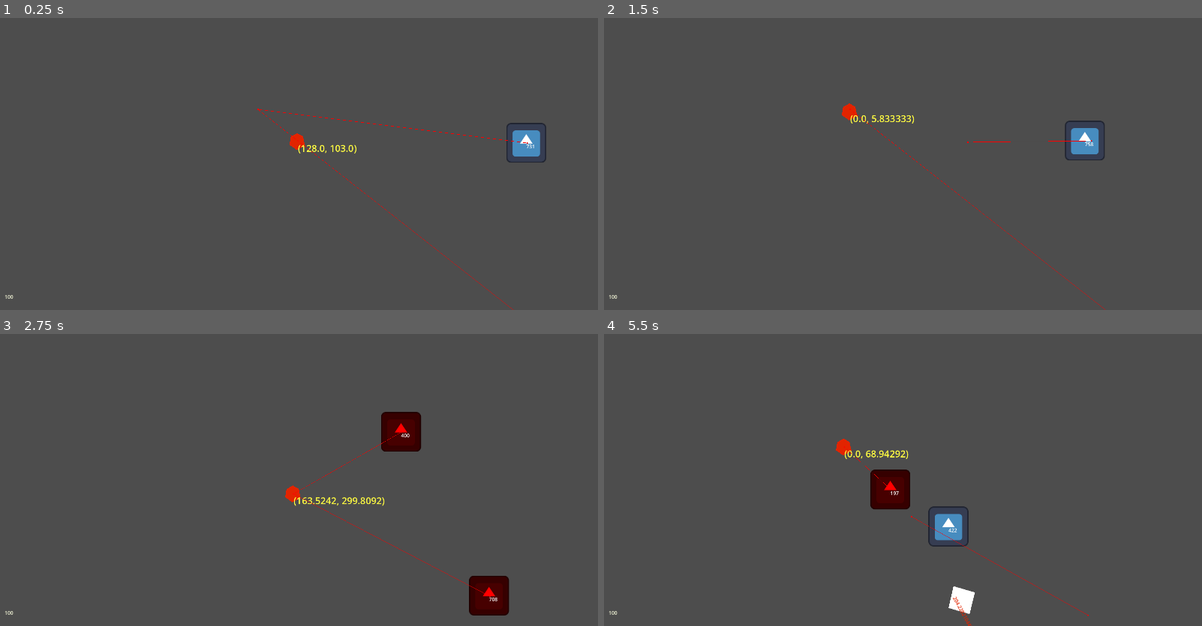
Above: before the commit, frames 1-4 (two rows, left to right).
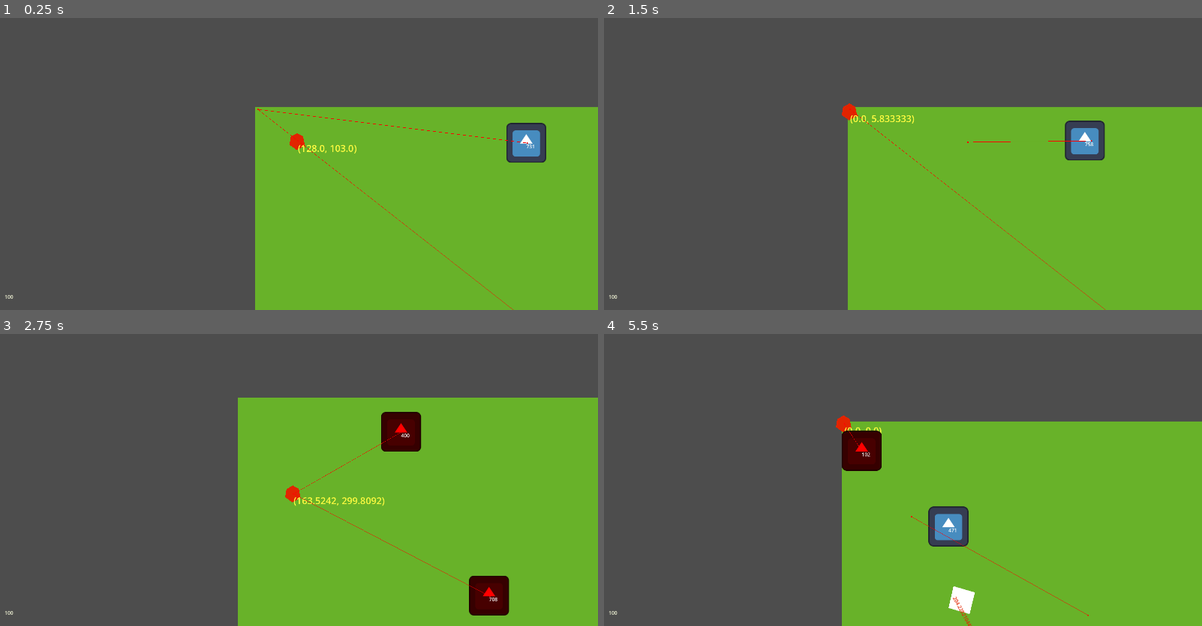
Above: after the commit, the same moments.

Repository: jceresearch/godot_project_422
Game: Godot game, scene res://world.tscn
Two runs of this game, one before a commit and one after it. Both use one fixed random seed, a clock stepped at 60 frames per second and the inputs below. The engine's default icon, where the game draws it, is replaced by a stand-in: a white triangle on a blue panel in a dark square.
Inputs:
- Up to frame 1 (0.25 s): no input
- Up to frame 2 (1.5 s): hold Right (Right) 0.53-1.28 s; tap Space (Fire) at 0.6 s; hold Down (Down) from 1.28 s (still down); tap 1 (Reposition) at 1.35 s
- Up to frame 3 (2.75 s): release Down (Down) at 2.03 s; hold Right (Right) from 2.03 s (still down); tap Space (Fire) at 2.1 s
- Up to frame 4 (5.5 s): release Right (Right) at 2.78 s; hold Up (Up) 2.78-3.53 s; tap 1 (Reposition) at 2.85, 4.35 s; hold Left (Left) 3.53-5.03 s; tap Space (Fire) at 3.6, 5.1 s; hold Down (Down) from 5.03 s (still down)

The runs differ from the first frame. In frame 1, 39% of the frame differs, in the area x 42-100%, y 30-100%; in frame 2, 40%; in frame 3, 45%, in the area x 39-100%, y 21-100%; in frame 4, 41%.

Commit message:
adding layers from ipad

Diff:
--- a/Project 422/hunter.gd
+++ b/Project 422/hunter.gd
@@ -24,7 +24,7 @@
 	# Setup NavAgent
 	agent.target_desired_distance = 100
 	agent.path_changed.connect(_on_path_computed)
-	up_direction=Vector2.ZERO
+	motion_mode=MOTION_MODE_FLOATING
 	$hitbox.body_entered.connect(_on_Hitbox_body_entered)
 
 func _physics_process(delta):
@@ -68,11 +68,11 @@
 	# NavAgent path was calculated
 	pass
 
-var bounce_force = 500.0
+var bounce_force = 10.0
 
 func _on_Hitbox_body_entered(body):
 	if body == player:
 		print("bounce back")
 		var away = (global_position - player.global_position).normalized()
 		velocity += away * bounce_force
-		bounce_cooldown = 0.2 # enemy will move backwards for 0.2s
+		bounce_cooldown = 0.1 # enemy will move backwards for 0.2s
--- a/Project 422/player.gd
+++ b/Project 422/player.gd
@@ -19,6 +19,7 @@
 
 func _ready() -> void:
 	# Use the project's audio mix rate to avoid resampling
+	motion_mode=MOTION_MODE_FLOATING
 	pass
 
 
--- a/Project 422/project.godot
+++ b/Project 422/project.godot
@@ -70,24 +70,35 @@
 
 project/editorState=[{
 "column": 0,
-"line": 34,
-"path": "res://rigid_body_2d.gd",
-"type": "file"
-}, {
-"column": 0,
 "line": 13,
 "path": "res://world.gd",
 "type": "file"
 }, {
+"column": 54,
+"current": true,
+"line": 13,
+"path": "res://tile_map_layer.gd",
+"type": "file"
+}, {
+"column": 2,
+"line": 75,
+"path": "res://hunter.gd",
+"type": "file"
+}, {
 "column": 0,
-"current": true,
-"line": 19,
-"path": "res://tile_map_layer.gd",
+"line": 24,
+"path": "res://player.gd",
+"type": "file"
+}, {
+"column": 0,
+"line": 15,
+"path": "res://enemy.gd",
 "type": "file"
 }]
 project/breakpoints={
 "res://area_2d.gd": PackedInt32Array(),
 "res://character_body_2d.gd": PackedInt32Array(3),
+"res://player.gd": PackedInt32Array(),
 "res://rigid_body_2d.gd": PackedInt32Array(),
 "res://world.gd": PackedInt32Array(),
 "res://world.tscn::GDScript_sl8kj": PackedInt32Array()
--- a/Project 422/tile_map_layer.gd
+++ b/Project 422/tile_map_layer.gd
@@ -1,12 +1,21 @@
 extends TileMapLayer
-
-
+@onready var tile_map_layer:TileMapLayer = self
 # Called when the node enters the scene tree for the first time.
 func _ready() -> void:
 	pass # Replace with function body.
-	var cell_size: Vector2 = tile_set.tile_size
+	var cell_size: Vector2 = self.tile_set.tile_size
 	# Move origin by half a tile to center the grid
 	position = -cell_size / 2.0
+	generate()
+
+func generate():
+	for x in range(100):
+		for y in range(100):
+			tile_map_layer.set_cell(Vector2i(x, y),1,Vector2i(5, 0),0)
+
+
+#set_cell(coords: Vector2i, source_id: int = -1, atlas_coords: Vector2i = Vector2i(-1, -1), alternative_tile: int = 0)
+
 
 
 # Called every frame. 'delta' is the elapsed time since the previous frame.
--- a/Project 422/world.tscn
+++ b/Project 422/world.tscn
@@ -9,6 +9,11 @@
 [ext_resource type="Script" uid="uid://bs1i724wjyjva" path="res://hud.gd" id="6_pkg7o"]
 [ext_resource type="Script" uid="uid://c6so3sam0x60r" path="res://hud_root.gd" id="7_gbfbk"]
 [ext_resource type="Texture2D" uid="uid://crggcs2k23o5r" path="res://icon.svg" id="7_wse8f"]
+
+[sub_resource type="TileMapPattern" id="TileMapPattern_ioo17"]
+tile_data = PackedInt32Array(0, 1, 0)
+
+[sub_resource type="PhysicsMaterial" id="PhysicsMaterial_ioo17"]
 
 [sub_resource type="TileSetAtlasSource" id="TileSetAtlasSource_aqk2v"]
 texture = ExtResource("3_tlwt5")
@@ -47,7 +52,10 @@
 10:2/0 = 0
 
 [sub_resource type="TileSet" id="TileSet_036b0"]
+physics_layer_0/collision_layer = 1
+physics_layer_0/physics_material = SubResource("PhysicsMaterial_ioo17")
 sources/1 = SubResource("TileSetAtlasSource_aqk2v")
+pattern_0 = SubResource("TileMapPattern_ioo17")
 
 [sub_resource type="Gradient" id="Gradient_lp1pl"]
 
Not shown: 1 places in Project 422/world.tscn that only renumber resources
